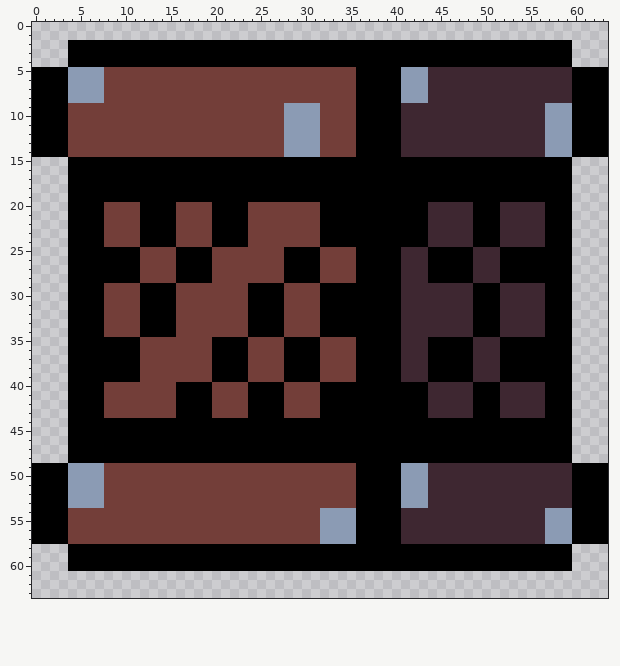
Pixel-art sprite: sprites/Crate.png. Above is the file before it was changed.
The file is 64x64 pixels.
New version:
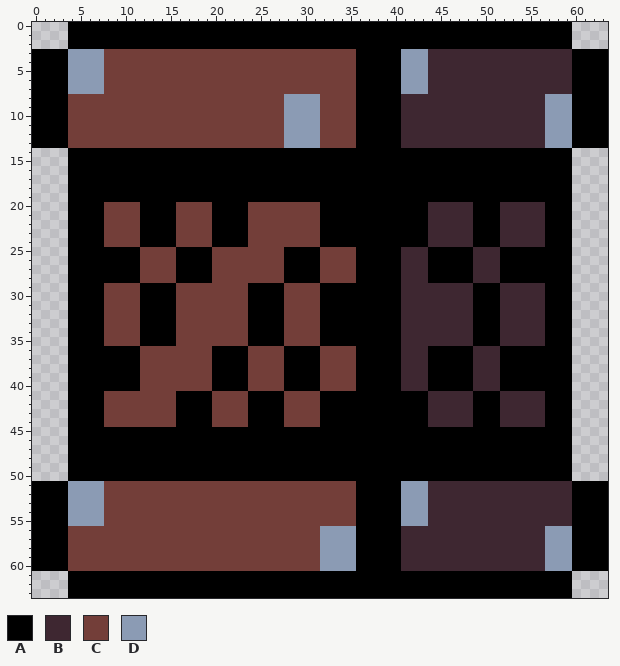
Palette (. is transparent): A #000000  B #3e2731  C #733e39  D #8b9bb4
From old to new:
@@ x 0..63 @@
- 0 ................................................................
- 1 ................................................................
+ 0 ....AAAAAAAAAAAAAAAAAAAAAAAAAAAAAAAAAAAAAAAAAAAAAAAAAAAAAAAA....
+ 1 ....AAAAAAAAAAAAAAAAAAAAAAAAAAAAAAAAAAAAAAAAAAAAAAAAAAAAAAAA....
  2 ....AAAAAAAAAAAAAAAAAAAAAAAAAAAAAAAAAAAAAAAAAAAAAAAAAAAAAAAA....
- 3 ....AAAAAAAAAAAAAAAAAAAAAAAAAAAAAAAAAAAAAAAAAAAAAAAAAAAAAAAA....
- 4 ....AAAAAAAAAAAAAAAAAAAAAAAAAAAAAAAAAAAAAAAAAAAAAAAAAAAAAAAA....
+ 3 AAAADDDDCCCCCCCCCCCCCCCCCCCCCCCCCCCCAAAAADDDBBBBBBBBBBBBBBBBAAAA
+ 4 AAAADDDDCCCCCCCCCCCCCCCCCCCCCCCCCCCCAAAAADDDBBBBBBBBBBBBBBBBAAAA
  5 AAAADDDDCCCCCCCCCCCCCCCCCCCCCCCCCCCCAAAAADDDBBBBBBBBBBBBBBBBAAAA
@@ x 0..63 @@
  7 AAAADDDDCCCCCCCCCCCCCCCCCCCCCCCCCCCCAAAAADDDBBBBBBBBBBBBBBBBAAAA
- 8 AAAADDDDCCCCCCCCCCCCCCCCCCCCCCCCCCCCAAAAADDDBBBBBBBBBBBBBBBBAAAA
+ 8 AAAACCCCCCCCCCCCCCCCCCCCCCCCDDDDCCCCAAAAABBBBBBBBBBBBBBBBDDDAAAA
  9 AAAACCCCCCCCCCCCCCCCCCCCCCCCDDDDCCCCAAAAABBBBBBBBBBBBBBBBDDDAAAA
@@ x 0..63 @@
 13 AAAACCCCCCCCCCCCCCCCCCCCCCCCDDDDCCCCAAAAABBBBBBBBBBBBBBBBDDDAAAA
-14 AAAACCCCCCCCCCCCCCCCCCCCCCCCDDDDCCCCAAAAABBBBBBBBBBBBBBBBDDDAAAA
+14 ....AAAAAAAAAAAAAAAAAAAAAAAAAAAAAAAAAAAAAAAAAAAAAAAAAAAAAAAA....
 15 ....AAAAAAAAAAAAAAAAAAAAAAAAAAAAAAAAAAAAAAAAAAAAAAAAAAAAAAAA....
@@ x 0..63 @@
 34 ....AAAACCCCAAAACCCCCCCCAAAACCCCAAAAAAAAABBBBBBBBAAABBBBBAAA....
-35 ....AAAAAAAACCCCCCCCAAAACCCCAAAACCCCAAAAABBBAAAAABBBAAAAAAAA....
+35 ....AAAACCCCAAAACCCCCCCCAAAACCCCAAAAAAAAABBBBBBBBAAABBBBBAAA....
 36 ....AAAAAAAACCCCCCCCAAAACCCCAAAACCCCAAAAABBBAAAAABBBAAAAAAAA....
@@ x 0..63 @@
 39 ....AAAAAAAACCCCCCCCAAAACCCCAAAACCCCAAAAABBBAAAAABBBAAAAAAAA....
-40 ....AAAACCCCCCCCAAAACCCCAAAACCCCAAAAAAAAAAAABBBBBAAABBBBBAAA....
+40 ....AAAAAAAACCCCCCCCAAAACCCCAAAACCCCAAAAABBBAAAAABBBAAAAAAAA....
 41 ....AAAACCCCCCCCAAAACCCCAAAACCCCAAAAAAAAAAAABBBBBAAABBBBBAAA....
@@ x 0..63 @@
 43 ....AAAACCCCCCCCAAAACCCCAAAACCCCAAAAAAAAAAAABBBBBAAABBBBBAAA....
-44 ....AAAAAAAAAAAAAAAAAAAAAAAAAAAAAAAAAAAAAAAAAAAAAAAAAAAAAAAA....
+44 ....AAAACCCCCCCCAAAACCCCAAAACCCCAAAAAAAAAAAABBBBBAAABBBBBAAA....
 45 ....AAAAAAAAAAAAAAAAAAAAAAAAAAAAAAAAAAAAAAAAAAAAAAAAAAAAAAAA....
@@ x 0..63 @@
 48 ....AAAAAAAAAAAAAAAAAAAAAAAAAAAAAAAAAAAAAAAAAAAAAAAAAAAAAAAA....
-49 AAAADDDDCCCCCCCCCCCCCCCCCCCCCCCCCCCCAAAAADDDBBBBBBBBBBBBBBBBAAAA
-50 AAAADDDDCCCCCCCCCCCCCCCCCCCCCCCCCCCCAAAAADDDBBBBBBBBBBBBBBBBAAAA
+49 ....AAAAAAAAAAAAAAAAAAAAAAAAAAAAAAAAAAAAAAAAAAAAAAAAAAAAAAAA....
+50 ....AAAAAAAAAAAAAAAAAAAAAAAAAAAAAAAAAAAAAAAAAAAAAAAAAAAAAAAA....
 51 AAAADDDDCCCCCCCCCCCCCCCCCCCCCCCCCCCCAAAAADDDBBBBBBBBBBBBBBBBAAAA
@@ x 0..63 @@
 53 AAAADDDDCCCCCCCCCCCCCCCCCCCCCCCCCCCCAAAAADDDBBBBBBBBBBBBBBBBAAAA
-54 AAAACCCCCCCCCCCCCCCCCCCCCCCCCCCCDDDDAAAAABBBBBBBBBBBBBBBBDDDAAAA
-55 AAAACCCCCCCCCCCCCCCCCCCCCCCCCCCCDDDDAAAAABBBBBBBBBBBBBBBBDDDAAAA
+54 AAAADDDDCCCCCCCCCCCCCCCCCCCCCCCCCCCCAAAAADDDBBBBBBBBBBBBBBBBAAAA
+55 AAAADDDDCCCCCCCCCCCCCCCCCCCCCCCCCCCCAAAAADDDBBBBBBBBBBBBBBBBAAAA
 56 AAAACCCCCCCCCCCCCCCCCCCCCCCCCCCCDDDDAAAAABBBBBBBBBBBBBBBBDDDAAAA
 57 AAAACCCCCCCCCCCCCCCCCCCCCCCCCCCCDDDDAAAAABBBBBBBBBBBBBBBBDDDAAAA
-58 ....AAAAAAAAAAAAAAAAAAAAAAAAAAAAAAAAAAAAAAAAAAAAAAAAAAAAAAAA....
-59 ....AAAAAAAAAAAAAAAAAAAAAAAAAAAAAAAAAAAAAAAAAAAAAAAAAAAAAAAA....
-60 ....AAAAAAAAAAAAAAAAAAAAAAAAAAAAAAAAAAAAAAAAAAAAAAAAAAAAAAAA....
-61 ................................................................
-62 ................................................................
-63 ................................................................
+58 AAAACCCCCCCCCCCCCCCCCCCCCCCCCCCCDDDDAAAAABBBBBBBBBBBBBBBBDDDAAAA
+59 AAAACCCCCCCCCCCCCCCCCCCCCCCCCCCCDDDDAAAAABBBBBBBBBBBBBBBBDDDAAAA
+60 AAAACCCCCCCCCCCCCCCCCCCCCCCCCCCCDDDDAAAAABBBBBBBBBBBBBBBBDDDAAAA
+61 ....AAAAAAAAAAAAAAAAAAAAAAAAAAAAAAAAAAAAAAAAAAAAAAAAAAAAAAAA....
+62 ....AAAAAAAAAAAAAAAAAAAAAAAAAAAAAAAAAAAAAAAAAAAAAAAAAAAAAAAA....
+63 ....AAAAAAAAAAAAAAAAAAAAAAAAAAAAAAAAAAAAAAAAAAAAAAAAAAAAAAAA....
